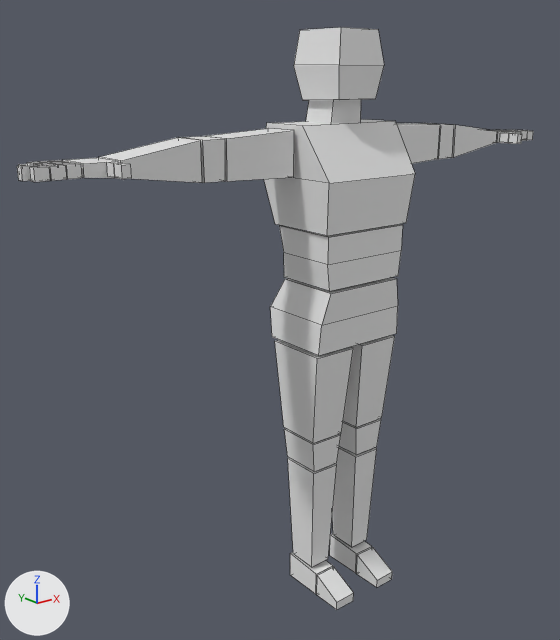
The Blender file UnholySource/Assets/Animations/Characters/Player/_blend/animation_mannequin_human_male_mainMenu.blend, before and after one commit.
Before and after are seen from a 50 mm camera at (-1.51, -1.64, 1.56) aimed at (-0.01, 0.24, 0.81). Lighting does not change. The marker at lower left points along +X, +Y and +Z. Mesh edges are drawn as thin lines.
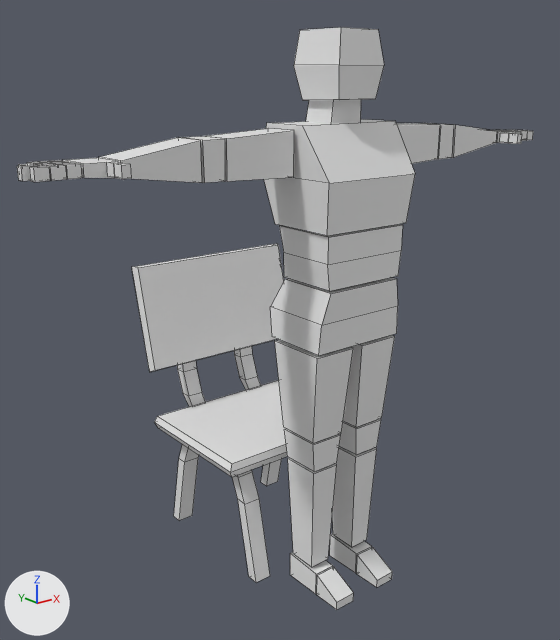
Pixel boxes [x1, y1, x2, y2] of what changed, in the pictures (560 x 640 px):
'Classroom Chair', added
    after: [132, 243, 287, 582]
    faces in mat_m_wood (white #e7e7e7): [132, 243, 287, 477]
    faces in mat_m_metal (white #e7e7e7): [174, 346, 282, 582]

Patch to the scene script:
```diff
--- a/UnholySource/Assets/Animations/Characters/Player/_blend/animation_mannequin_human_male_mainMenu.blend.py
+++ b/UnholySource/Assets/Animations/Characters/Player/_blend/animation_mannequin_human_male_mainMenu.blend.py
@@ mat_m_metal @@
+mat_m_metal = principled_material('m_metal')
+mat_m_metal.base_color = (0.8, 0.8, 0.8)  # white #e7e7e7
@@ mat_m_wood @@
+mat_m_wood = principled_material('m_wood')
+mat_m_wood.base_color = (0.8, 0.8, 0.8)  # white #e7e7e7
@@ me_cube_003 @@
+me_cube_003.from_pydata(...)  # 120 vertices, 96 faces; spans x -0.311..0.311, y -0.26..0.337, z -0.001..0.95
+# faces by material slot: [76, 20]
+me_cube_003.materials.append(mat_m_metal)  # white #e7e7e7
+me_cube_003.materials.append(mat_m_wood)  # white #e7e7e7
@@ ob_classroom_chair @@
+ob_classroom_chair = bpy.data.objects.new('Classroom Chair', me_cube_003)
+ob_classroom_chair.location = (0.0, 0.345, 0.0)
```
